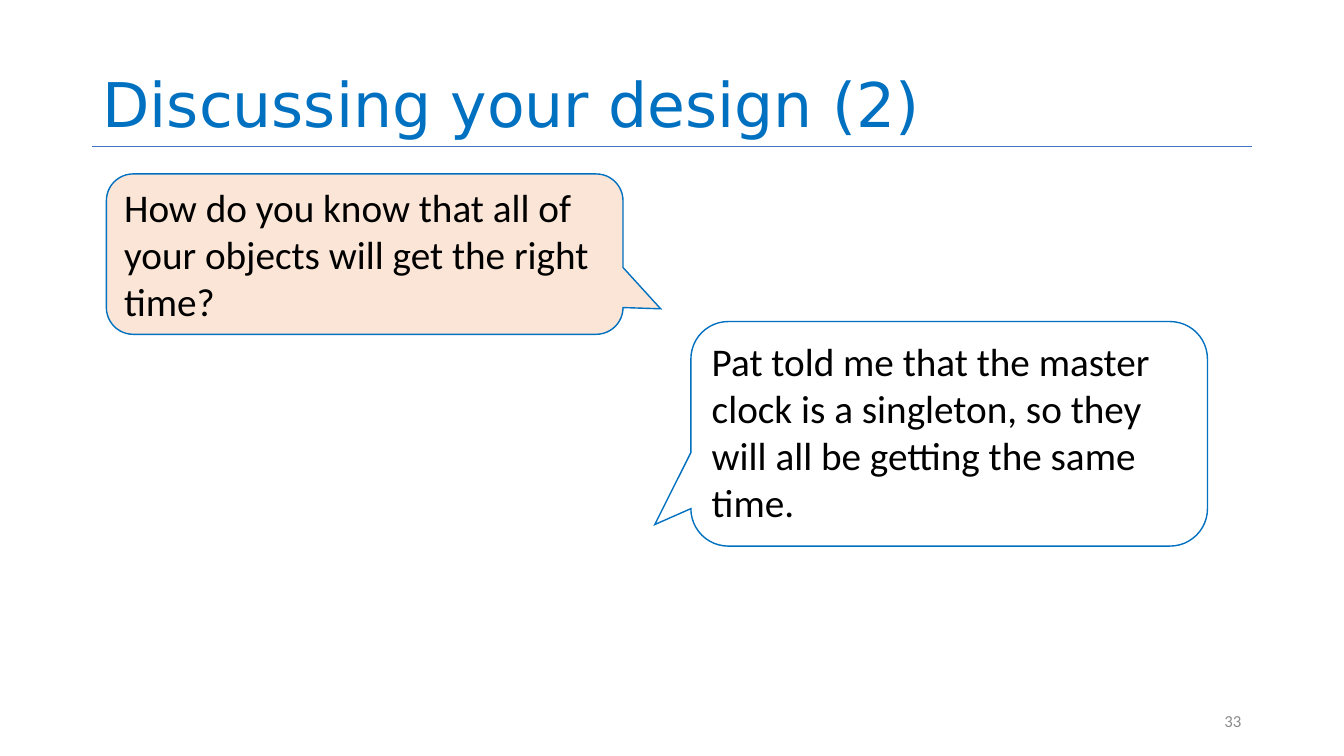
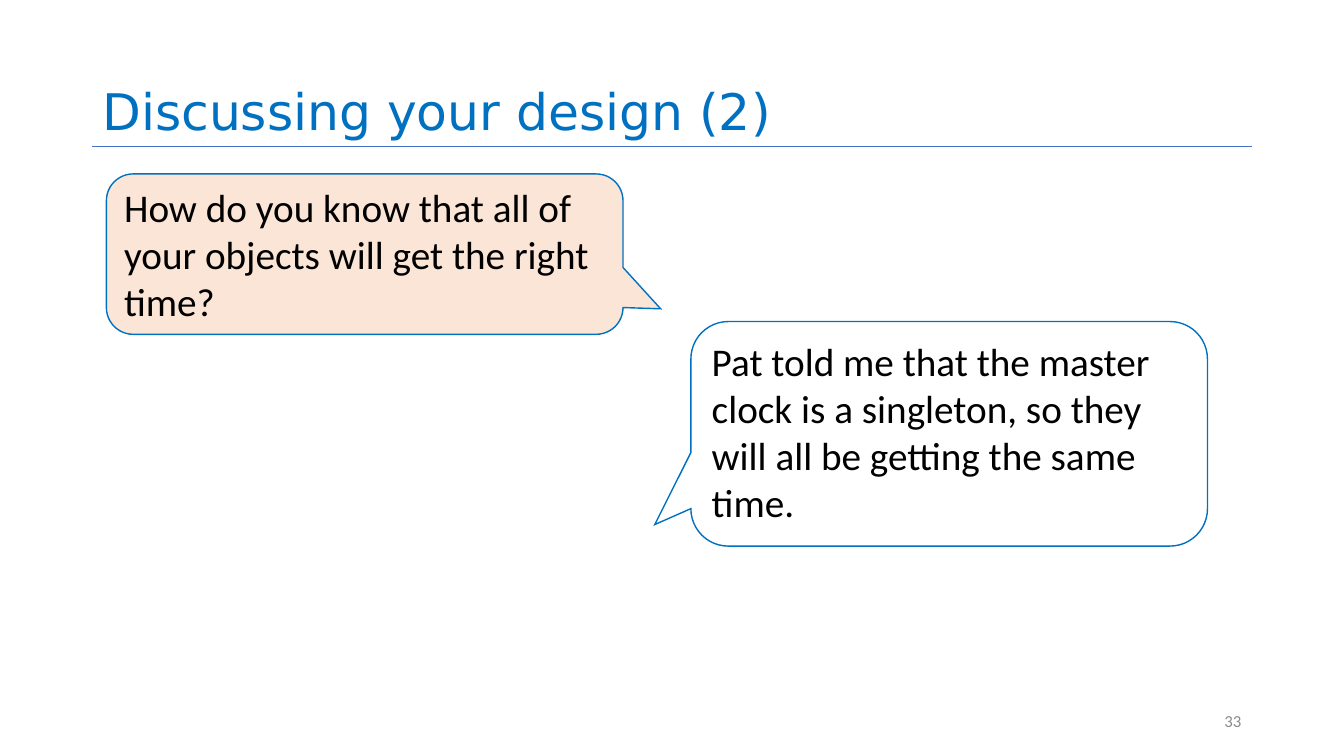
Before and after one commit to neu-se/CS4530-Spring-2023, a slide deck: slide 33 of Slides/Module 04 Interaction-Level Design Patterns.pptx. Drawn at 1344x756 pixels with LibreOffice and Linux fonts; fonts in the diff are those of the drawing. Boxes give left, top, right and bottom in pixels: in the first picture for what was removed or moved away, otherwise in the second. Text is boxed around its words. In the diff, an @@ line names an element or a change of style, - is before the commit and + after.

```diff
--- a/Slides/Module 04 Interaction-Level Design Patterns.pptx
+++ b/Slides/Module 04 Interaction-Level Design Patterns.pptx
@@ title "Discussing your design (2)" at [102,91,770,141]: size 44 to 36 pt @@
```
Also in this commit, not shown: 8 other slides changed, 1 other file.
